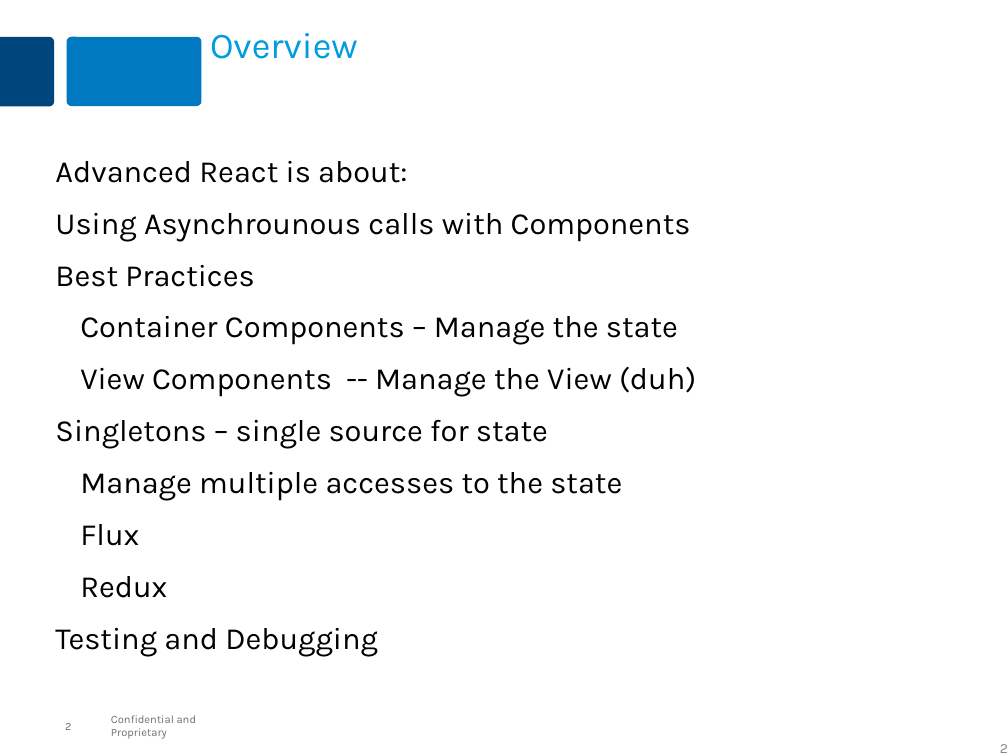
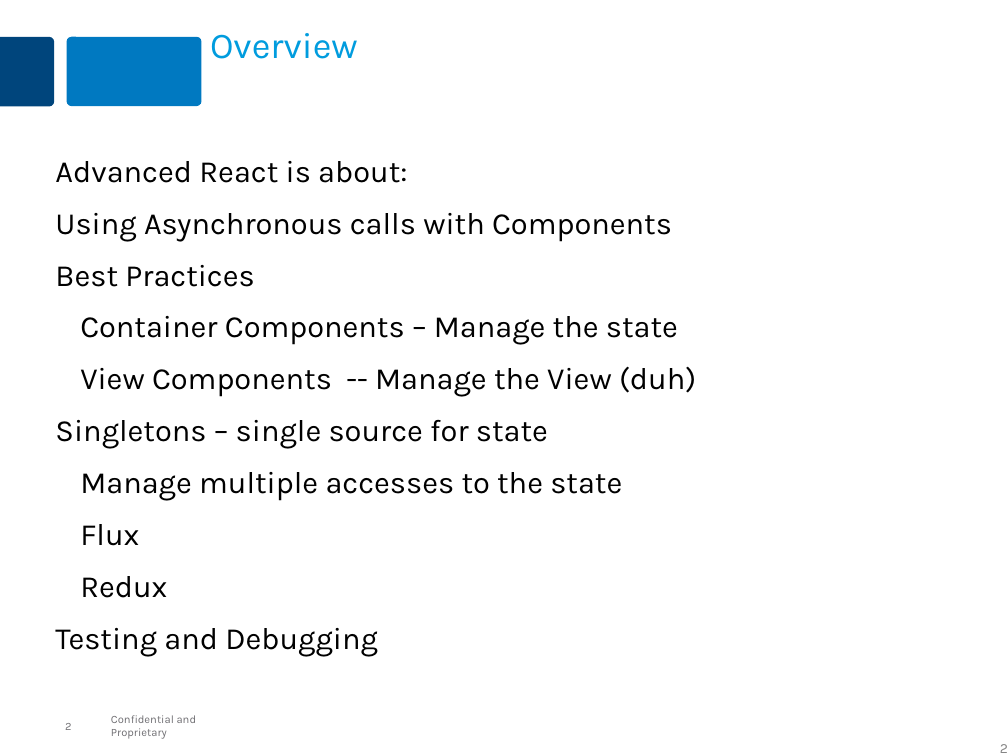
Before and after one commit to MaxMillington/react_practice, a slide deck: slide 2 of lesson-react-10-intro/react-intro.pptx. Drawn at 1008x756 pixels with LibreOffice and Linux fonts; fonts in the diff are those of the drawing. Boxes give left, top, right and bottom in pixels: in the first picture for what was removed or moved away, otherwise in the second. Text is boxed around its words. In the diff, an @@ line names an element or a change of style, - is before the commit and + after.

```diff
--- a/lesson-react-10-intro/react-intro.pptx
+++ b/lesson-react-10-intro/react-intro.pptx
@@ text at (55, 213, 672, 241): text changed @@
-Using Asynchrounous calls with Components
+Using Asynchronous calls with Components
```
Also in this commit, not shown: 4 other files.
